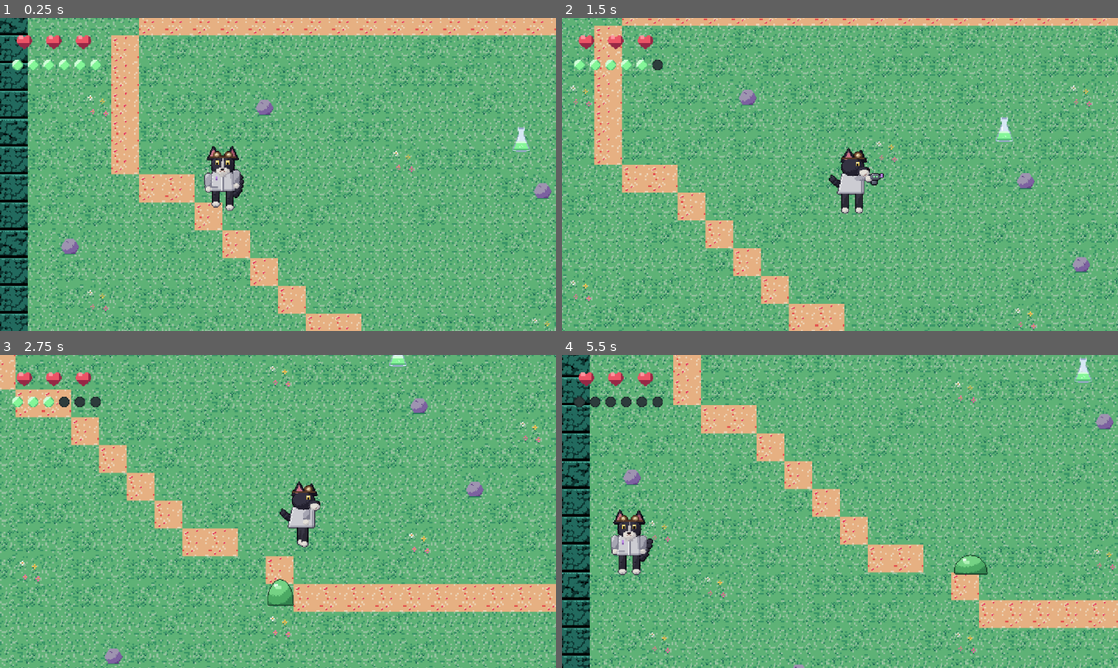
Above: before the commit, frames 1-4 (two rows, left to right).
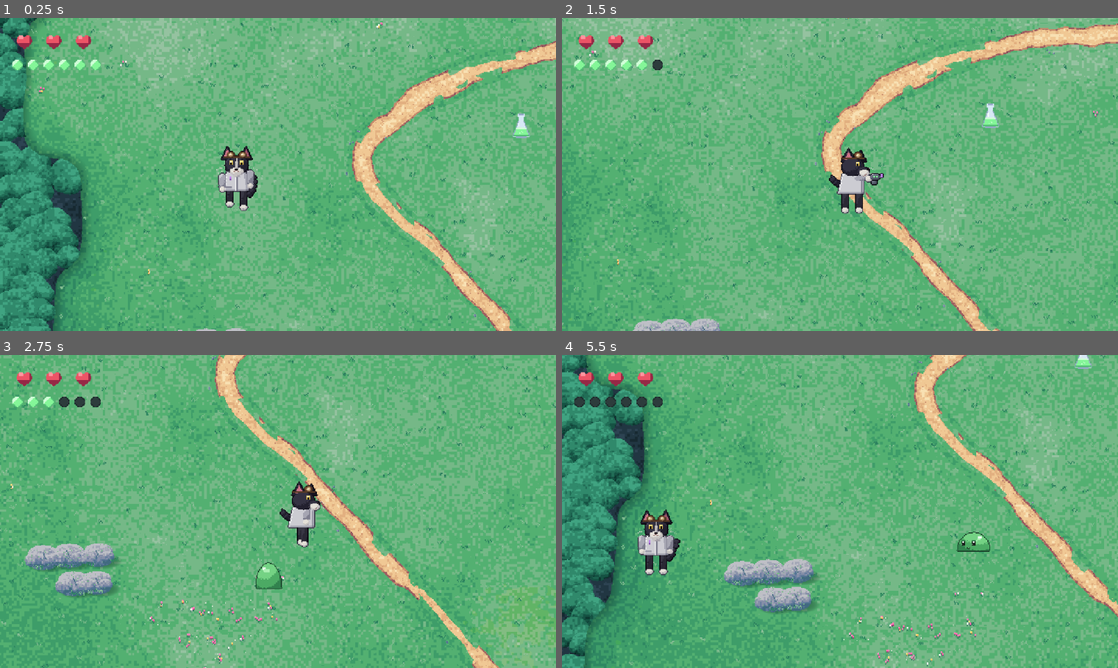
Above: after the commit, the same moments.

Repository: tcober/ProfessorPoopyPawsGodot
Game: Godot game, scene res://scene/test_room.tscn
Two runs of this game, one before a commit and one after it. Both use one fixed random seed, a clock stepped at 60 frames per second and the inputs below. This scene is started directly instead of the project's main scene.
Inputs:
- Up to frame 1 (0.25 s): no input
- Up to frame 2 (1.5 s): tap Enter (ui_accept) at 0.5 s; hold D (move_right) 0.53-1.28 s; hold J (attack) 0.53-1.28 s; tap K (jump) at 0.77, 1.07 s; hold S (move_down) from 1.28 s (still down); tap J (attack) at 1.35 s
- Up to frame 3 (2.75 s): tap K (jump) at 1.52, 1.82 s; release S (move_down) at 2.03 s; hold D (move_right) from 2.03 s (still down); hold J (attack) from 2.03 s (still down)
- Up to frame 4 (5.5 s): release D (move_right) at 2.78 s; release J (attack) at 2.78 s; hold W (move_up) 2.78-3.53 s; tap J (attack) at 2.85, 4.35 s; tap K (jump) at 3.02, 3.32, 3.77, 4.07, 4.52, 4.82 s; hold J (attack) 3.53-4.28 s; hold A (move_left) 3.53-5.03 s; hold S (move_down) from 5.03 s (still down); hold J (attack) from 5.03 s (still down)

The runs differ from the first frame. In frame 1, 49% of the frame differs, in the area x 0-100%, y 0-100%; in frame 2, 40%; in frame 3, 41%; in frame 4, 50%.

Commit message:
Painted-scene overhaul phase 1: foundation + Whisker Meadow vertical slice
Kill the tile grid: each map is now ONE composed ground painting + ONE
overlay painting generated from a shared map file, with collision as an
invisible runtime TileMapLayer built from the same file.

- assets/_core.py: shared constants/canvas/PNG (carved from _artlib, now
  a legacy shim for not-yet-rewritten generators)
- assets/_paint.py: scene-painting kit — scene-scale FBM fields, blurred
  SDF biome boundaries with domain warp (<=12px, solid-outward only),
  spline curve fields for grid-free trails, cluster-jittered tone
  quantization, canopy tree-mass walls split ground/overlay at 52px
  depth, stamps (flowers/tufts/pebbles/boulders/sparkles)
- assets/_palette.py: N-tone ramp() + per-scene hand-tuned identity
  ramps for materials that can't be derived (warm dirt)
- assets/maps/meadow.txt + _maps.py + scene/map_data.gd: one source of
  truth for paint, collision and logic; anchors for spawns/exits
- Whisker Meadow repainted 1536x768: organic treeline, pond with
  shoreline, spline trail to a cairn, boulder outcrops, flower drifts
- scene/test_room: Ground/Collision/World(y-sort)/Overlay stack,
  beaker spawns via MapData, camera clamps from map size
- _check_art.py: map enclosure/anchor checks, painted-scene dims,
  overlay transparency, collision tileset, placement-on-walkable
- tools/shot.gd: windowed screenshot tool for style review

Co-Authored-By: Claude Fable 5 <noreply@anthropic.com>

Diff:
--- /dev/null
+++ b/assets/collision_tileset.tres
@@ -0,0 +1,15 @@
+[gd_resource type="TileSet" load_steps=2 format=3]
+
+[ext_resource type="Texture2D" path="res://assets/collision_tile.png" id="1_tex"]
+
+[sub_resource type="TileSetAtlasSource" id="atlas_0"]
+texture = ExtResource("1_tex")
+texture_region_size = Vector2i(32, 32)
+0:0/0 = 0
+0:0/0/physics_layer_0/polygon_0/points = PackedVector2Array(-16, -16, 16, -16, 16, 16, -16, 16)
+
+[resource]
+tile_size = Vector2i(32, 32)
+physics_layer_0/collision_layer = 1
+physics_layer_0/collision_mask = 0
+sources/0 = SubResource("atlas_0")
--- /dev/null
+++ b/scene/map_data.gd
@@ -0,0 +1,59 @@
+class_name MapData
+extends Object
+
+## Loader for assets/maps/*.txt — the shared map source of truth. The same file
+## drives the Python scene painters, so paint and collision can never drift.
+## Keep this parser in sync with assets/_maps.py.
+
+static func load_map(path: String) -> Dictionary:
+	var legend := {}
+	var anchors := {}
+	var lines := PackedStringArray()
+	var solid := {}
+	var in_map := false
+	var f := FileAccess.open(path, FileAccess.READ)
+	assert(f != null, "missing map file: " + path)
+	while not f.eof_reached():
+		var line := f.get_line()
+		if in_map:
+			if not line.is_empty():
+				lines.append(line)
+			continue
+		line = line.strip_edges()
+		if line.is_empty() or line.begins_with(";"):
+			continue
+		var parts := line.split(" ", false)
+		match parts[0]:
+			"legend":
+				legend[parts[1]] = {"terrain": parts[2], "solid": parts[3] == "solid"}
+			"anchor":
+				anchors[parts[1]] = Vector2i(int(parts[2]), int(parts[3]))
+			"map":
+				in_map = true
+	assert(not lines.is_empty(), "no map section in " + path)
+	for y in lines.size():
+		var row := lines[y]
+		for x in row.length():
+			if legend[row[x]]["solid"]:
+				solid[Vector2i(x, y)] = true
+	return {
+		"cols": lines[0].length(), "rows": lines.size(),
+		"lines": lines, "legend": legend, "solid": solid, "anchors": anchors,
+	}
+
+
+## Off-map counts as solid so queries never walk out of the world.
+static func is_solid(map: Dictionary, cell: Vector2i) -> bool:
+	if cell.x < 0 or cell.y < 0 or cell.x >= int(map.cols) or cell.y >= int(map.rows):
+		return true
+	return map.solid.has(cell)
+
+
+static func size_px(map: Dictionary) -> Vector2:
+	return Vector2(map.cols, map.rows) * 32.0
+
+
+## Pixel center of a named anchor tile.
+static func anchor_px(map: Dictionary, name: String) -> Vector2:
+	assert(map.anchors.has(name), "unknown anchor: " + name)
+	return Vector2(map.anchors[name] as Vector2i) * 32.0 + Vector2(16.0, 16.0)
--- /dev/null
+++ b/scene/painted_map.gd
@@ -0,0 +1,11 @@
+class_name PaintedMap
+extends Object
+
+## Runtime collision for painted scenes: sets one invisible physics-only tile
+## (assets/collision_tileset.tres, full-square polygon on world layer 1) at
+## every solid cell of a MapData map. The visible world is the painted Ground
+## and Overlay sprites; this layer is the only place the 32px grid still exists.
+
+static func build_collision(map: Dictionary, layer: TileMapLayer) -> void:
+	for cell: Vector2i in map.solid:
+		layer.set_cell(cell, 0, Vector2i.ZERO)
--- a/scene/test_room.gd
+++ b/scene/test_room.gd
@@ -1,101 +1,42 @@
 extends Node2D
 
-## Vertical-slice meadow: an ASCII map painted onto a TileMapLayer (hedge border is
-## solid via the tileset's physics layer), a camera clamped to the room, slimes, and a
-## HUD bound to the player's HealthComponent. Keeps exactly one beaker refill alive at
-## a time — collecting it spawns a fresh one elsewhere in the room.
+## Whisker Meadow, a painted scene: Ground and Overlay are single generated
+## paintings (assets/_gen_scene_meadow.py); collision is an invisible
+## TileMapLayer built at runtime from the same map file, so paint and physics
+## agree by construction. Entities y-sort under World. Keeps exactly one beaker
+## refill alive at a time — collecting it spawns a fresh one elsewhere.
 
 const BeakerScene := preload("res://entities/pickups/beaker.tscn")
 
+const MAP_PATH := "res://assets/maps/meadow.txt"
 const TILE := 32
 
-## Legend: '#' hedge (solid) · '.' grass · '-' dirt path · 'f' flowers · 'r' rock
-const MAP: Array[String] = [
-	"################################################",
-	"#..............................................#",
-	"#..f....................f...........f..........#",
-	"#.....................r................r.......#",
-	"#....--------------------------................#",
-	"#...-..........................----............#",
-	"#...-..............................--..........#",
-	"#..f-....r...........f...............-....f....#",
-	"#...-.................................-........#",
-	"#...-.........f.......................-...f....#",
-	"#....--............r..................-........#",
-	"#......-...............f.............-.....r...#",
-	"#.r.....-............................-.........#",
-	"#........-...........r..............--....f....#",
-	"#..f......-........................-...........#",
-	"#..........--......f..............-............#",
-	"#....f........-..................--......r.....#",
-	"#..............------------------..............#",
-	"#..f..........f..........f..............f......#",
-	"#.......r........................r.............#",
-	"#...........f.........f..................f.....#",
-	"#......................................r.......#",
-	"#..............f...............................#",
-	"######################....######################",
-]
+var map: Dictionary
 
-## Tileset atlas coords (see assets/_gen_tileset.py).
-const T_GRASS := Vector2i(0, 0)
-const T_TUFT := Vector2i(1, 0)
-const T_FLOWERS := Vector2i(2, 0)
-const T_PATH := Vector2i(3, 0)
-const T_HEDGE_A := Vector2i(0, 1)
-const T_HEDGE_B := Vector2i(1, 1)
-const T_ROCK := Vector2i(2, 1)
-
-## Beaker spawn bounds, kept inside the hedge border.
-const SPAWN_MIN := Vector2(56, 56)
-const SPAWN_MAX := Vector2(1480, 712)
-
-@onready var player: Player = $Player
+@onready var player: Player = $World/Player
 @onready var hud: HUD = $HUD
-@onready var ground: TileMapLayer = $Ground
+@onready var world: Node2D = $World
 
 
 func _ready() -> void:
-	_paint_map()
+	map = MapData.load_map(MAP_PATH)
+	PaintedMap.build_collision(map, $Collision)
+	player.position = MapData.anchor_px(map, "player_spawn")
+	$ExitSouth.position = MapData.anchor_px(map, "exit_south")
 	_clamp_camera()
 	hud.bind_health(player.health)
 	hud.bind_ammo(player)
-	_track_beaker($Beaker)
+	_track_beaker($World/Beaker)
 	$ExitSouth.body_entered.connect(_on_exit_south)
-
-
-func _paint_map() -> void:
-	for y in MAP.size():
-		var row := MAP[y]
-		assert(row.length() == MAP[0].length(), "MAP rows must all be the same width")
-		for x in row.length():
-			ground.set_cell(Vector2i(x, y), 0, _tile_for(row[x], x, y))
-
-
-func _tile_for(ch: String, x: int, y: int) -> Vector2i:
-	match ch:
-		"#":
-			return T_HEDGE_B if _cell_hash(x, y) % 4 == 0 else T_HEDGE_A
-		"-":
-			return T_PATH
-		"f":
-			return T_FLOWERS
-		"r":
-			return T_ROCK
-		_:
-			return T_TUFT if _cell_hash(x, y) % 10 < 3 else T_GRASS
-
-
-static func _cell_hash(x: int, y: int) -> int:
-	return absi((x * 73856093) ^ (y * 19349663))
 
 
 func _clamp_camera() -> void:
 	var cam: Camera2D = player.get_node("Camera2D")
+	var size := MapData.size_px(map)
 	cam.limit_left = 0
 	cam.limit_top = 0
-	cam.limit_right = MAP[0].length() * TILE
-	cam.limit_bottom = MAP.size() * TILE
+	cam.limit_right = int(size.x)
+	cam.limit_bottom = int(size.y)
 
 
 func _track_beaker(beaker: Beaker) -> void:
@@ -105,21 +46,21 @@
 func _on_beaker_collected() -> void:
 	var beaker := BeakerScene.instantiate()
 	beaker.position = _random_spawn()
-	add_child(beaker)
+	world.add_child(beaker)
 	_track_beaker(beaker)
 
 
 func _random_spawn() -> Vector2:
-	# Try a few spots so the new beaker doesn't drop right on the player or in a hedge.
+	# Try a few spots so the new beaker doesn't drop on the player or in a solid.
+	var size := MapData.size_px(map)
 	var point := Vector2.ZERO
 	for i in 20:
 		point = Vector2(
-			randf_range(SPAWN_MIN.x, SPAWN_MAX.x),
-			randf_range(SPAWN_MIN.y, SPAWN_MAX.y)
+			randf_range(TILE * 1.5, size.x - TILE * 1.5),
+			randf_range(TILE * 1.5, size.y - TILE * 1.5)
 		)
-		var cell := ground.local_to_map(point)
-		var solid := ground.get_cell_atlas_coords(cell) in [T_HEDGE_A, T_HEDGE_B]
-		if not solid and point.distance_to(player.global_position) > 96.0:
+		var cell := Vector2i(point / TILE)
+		if not MapData.is_solid(map, cell) and point.distance_to(player.global_position) > 96.0:
 			return point
 	return point
 
--- a/scene/test_room.tscn
+++ b/scene/test_room.tscn
@@ -1,11 +1,13 @@
-[gd_scene load_steps=8 format=3]
+[gd_scene load_steps=9 format=3]
 
 [ext_resource type="Script" path="res://scene/test_room.gd" id="1_room"]
-[ext_resource type="PackedScene" path="res://entities/player/player.tscn" id="2_player"]
-[ext_resource type="PackedScene" path="res://entities/enemies/slime.tscn" id="3_slime"]
-[ext_resource type="PackedScene" path="res://scene/hud.tscn" id="4_hud"]
-[ext_resource type="PackedScene" path="res://entities/pickups/beaker.tscn" id="5_beaker"]
-[ext_resource type="TileSet" path="res://assets/tileset.tres" id="6_tiles"]
+[ext_resource type="Texture2D" path="res://assets/scenes/meadow_ground.png" id="2_ground"]
+[ext_resource type="TileSet" path="res://assets/collision_tileset.tres" id="3_collision"]
+[ext_resource type="PackedScene" path="res://entities/player/player.tscn" id="4_player"]
+[ext_resource type="PackedScene" path="res://entities/enemies/slime.tscn" id="5_slime"]
+[ext_resource type="PackedScene" path="res://entities/pickups/beaker.tscn" id="6_beaker"]
+[ext_resource type="Texture2D" path="res://assets/scenes/meadow_overlay.png" id="7_overlay"]
+[ext_resource type="PackedScene" path="res://scene/hud.tscn" id="8_hud"]
 
 [sub_resource type="RectangleShape2D" id="RectangleShape2D_exit"]
 size = Vector2(128, 24)
@@ -13,33 +15,46 @@
 [node name="TestRoom" type="Node2D"]
 script = ExtResource("1_room")
 
-[node name="Ground" type="TileMapLayer" parent="."]
-tile_set = ExtResource("6_tiles")
+[node name="Ground" type="Sprite2D" parent="."]
+texture = ExtResource("2_ground")
+centered = false
+texture_filter = 1
 
-[node name="Player" parent="." instance=ExtResource("2_player")]
-position = Vector2(256, 320)
+[node name="Collision" type="TileMapLayer" parent="."]
+tile_set = ExtResource("3_collision")
 
-[node name="Slime" parent="." instance=ExtResource("3_slime")]
+[node name="World" type="Node2D" parent="."]
+y_sort_enabled = true
+
+[node name="Player" parent="World" instance=ExtResource("4_player")]
+position = Vector2(272, 336)
+
+[node name="Slime" parent="World" instance=ExtResource("5_slime")]
 position = Vector2(860, 240)
 
-[node name="Slime2" parent="." instance=ExtResource("3_slime")]
+[node name="Slime2" parent="World" instance=ExtResource("5_slime")]
 position = Vector2(1120, 540)
 
-[node name="Slime3" parent="." instance=ExtResource("3_slime")]
+[node name="Slime3" parent="World" instance=ExtResource("5_slime")]
 position = Vector2(480, 600)
 
-[node name="Slime4" parent="." instance=ExtResource("3_slime")]
-position = Vector2(1320, 340)
+[node name="Slime4" parent="World" instance=ExtResource("5_slime")]
+position = Vector2(1360, 480)
 
-[node name="Beaker" parent="." instance=ExtResource("5_beaker")]
+[node name="Beaker" parent="World" instance=ExtResource("6_beaker")]
 position = Vector2(600, 280)
 
+[node name="Overlay" type="Sprite2D" parent="."]
+texture = ExtResource("7_overlay")
+centered = false
+texture_filter = 1
+
 [node name="ExitSouth" type="Area2D" parent="."]
-position = Vector2(768, 756)
+position = Vector2(784, 752)
 collision_layer = 0
 collision_mask = 2
 
 [node name="CollisionShape2D" type="CollisionShape2D" parent="ExitSouth"]
 shape = SubResource("RectangleShape2D_exit")
 
-[node name="HUD" parent="." instance=ExtResource("4_hud")]
+[node name="HUD" parent="." instance=ExtResource("8_hud")]
--- /dev/null
+++ b/tools/shot.gd
@@ -0,0 +1,28 @@
+extends SceneTree
+
+## Screenshot tool for eyeballing scenes at game zoom. Must run WINDOWED (not
+## --headless: the dummy rasterizer renders black on GL Compatibility).
+##
+##   /Applications/Godot.app/Contents/MacOS/Godot --path . \
+##       --script tools/shot.gd -- res://scene/test_room.tscn /tmp/shot.png [frames]
+
+
+func _initialize() -> void:
+	_run()
+
+
+func _run() -> void:
+	var args := OS.get_cmdline_user_args()
+	if args.size() < 2:
+		push_error("usage: -- <scene.tscn> <out.png> [frames]")
+		quit(1)
+		return
+	var wait := 30 if args.size() < 3 else int(args[2])
+	await process_frame
+	change_scene_to_file(args[0])
+	for i in wait:
+		await process_frame
+	var img := root.get_viewport().get_texture().get_image()
+	img.save_png(args[1])
+	print("shot saved: ", args[1])
+	quit()
Binary file added: assets/collision_tile.png
Not shown, added: assets/collision_tile.png.import
Not shown, added: assets/maps/meadow.txt
Binary file added: assets/scenes/meadow_ground.png
Not shown, added: assets/scenes/meadow_ground.png.import
Binary file added: assets/scenes/meadow_overlay.png
Not shown, added: assets/scenes/meadow_overlay.png.import
Not shown, added: scene/map_data.gd.uid
Not shown, added: scene/painted_map.gd.uid
Not shown, added: tools/shot.gd.uid
Not shown, changed: CLAUDE.md
Not shown, changed: assets/_artlib.py
(and 8 more such lines)
